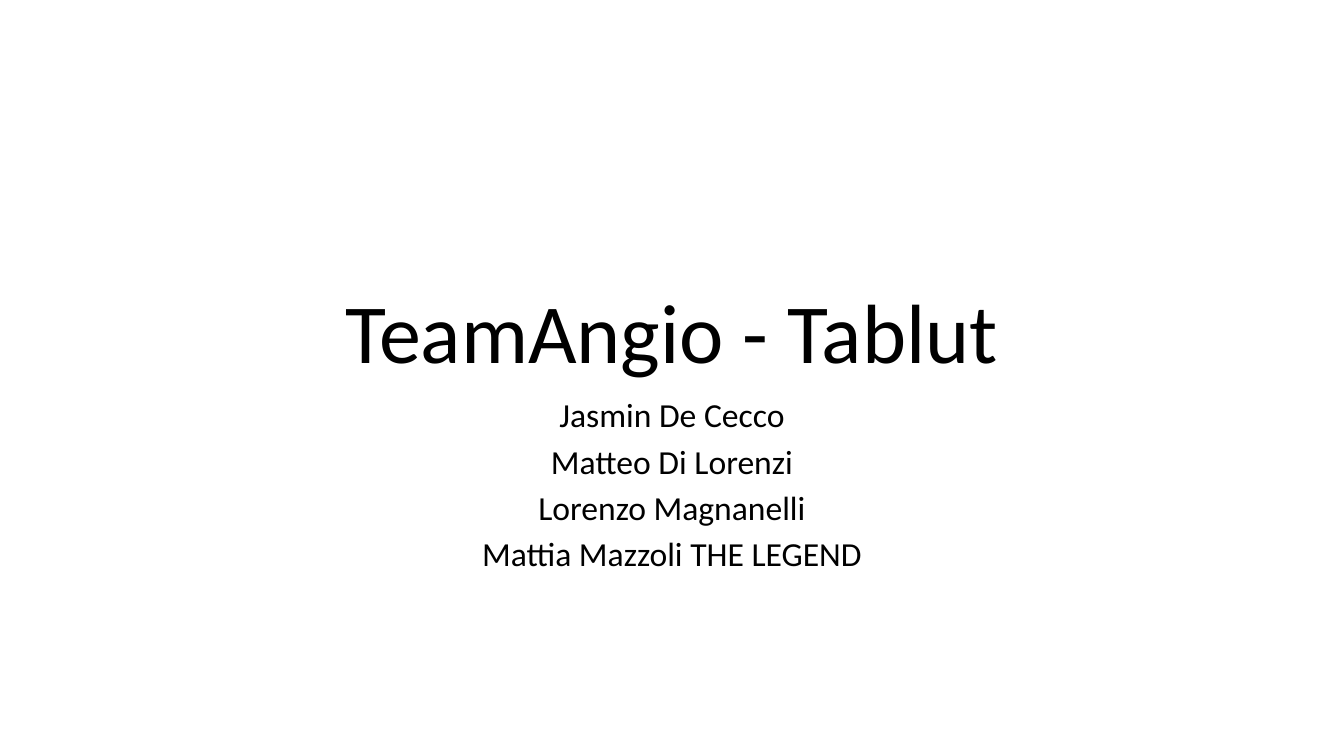
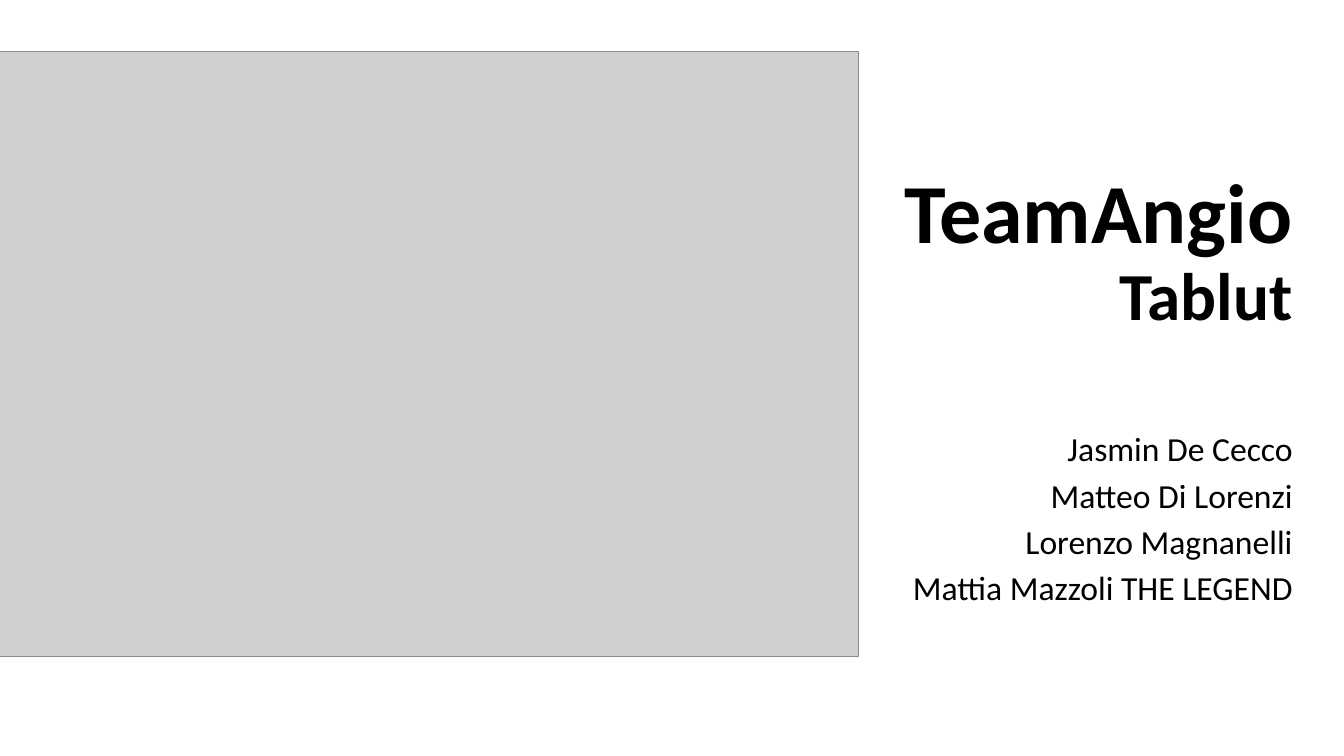
Before and after one commit to mazzo98/Tablut, a slide deck: slide 1 of TeamAngio - Tablut.pptx. Drawn at 1344x756 pixels with LibreOffice and Linux fonts; fonts in the diff are those of the drawing; grey boxes stand for pictures. Boxes give left, top, right and bottom in pixels: in the first picture for what was removed or moved away, otherwise in the second. Text is boxed around its words. In the diff, an @@ line names an element or a change of style, - is before the commit and + after.

```diff
--- a/TeamAngio - Tablut.pptx
+++ b/TeamAngio - Tablut.pptx
@@ picture added at bbox=[0, 51, 859, 657] @@
@@ title at bbox=[905, 184, 1293, 321]: text changed; bold on @@
-TeamAngio - Tablut
+TeamAngio
+Tablut
@@ subtitle "Jasmin De Cecco": place and size @@
-subtitle "Jasmin De Cecco" at bbox=[482, 404, 862, 567]
+subtitle "Jasmin De Cecco" at bbox=[913, 438, 1293, 601]
@@ subtitle "Jasmin De Cecco" at bbox=[913, 438, 1293, 601]: alignment centre to right @@
```
Also in this commit, not shown: 6 other slides changed.
